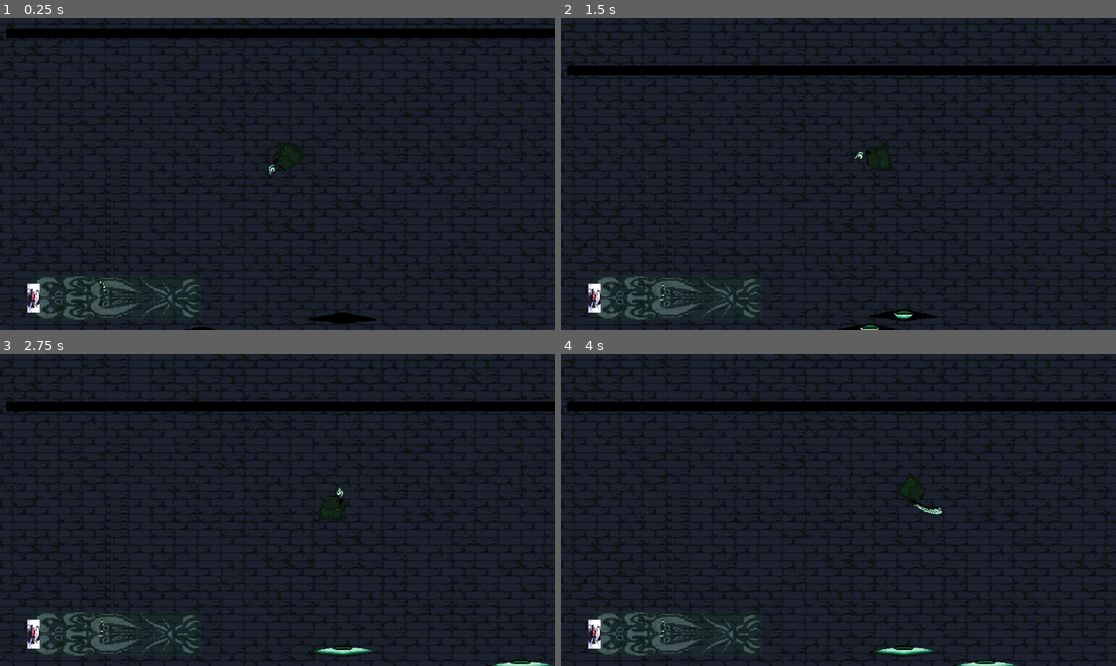
Above: before the commit, frames 1-4 (two rows, left to right).
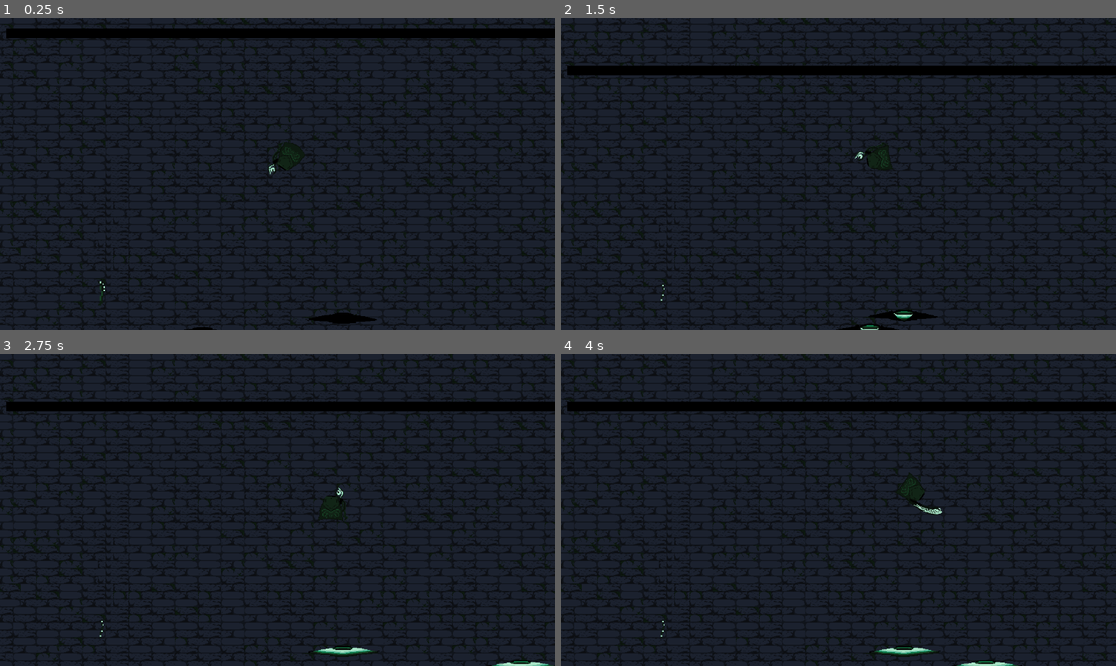
Above: after the commit, the same moments.

Repository: Lucas-FAlves/LudumDare_54_Godot
Game: Godot game, scene res://Scenes/Level.tscn
Same seed, same stepped clock (60 frames per second), same inputs: the game is played once before the commit and once after it. The engine's default icon, where the game draws it, is replaced by a stand-in: a white triangle on a blue panel in a dark square.
Inputs (mouse positions are in pixels of both pictures, inside the frame that each line leads up to):
- Up to frame 1 (0.25 s): no input
- Up to frame 2 (1.5 s): move the mouse to (960, 158) at 0.52 s; hold D (Move_Right) 0.53-1.28 s; tap E (Attack) at 0.6, 1.35 s; move the mouse to (727, 189) at 1.27 s; hold S (Move_Down) from 1.28 s (still down)
- Up to frame 3 (2.75 s): move the mouse to (333, 441) at 2.02 s; release S (Move_Down) at 2.03 s; hold D (Move_Right) from 2.03 s (still down); tap E (Attack) at 2.1 s
- Up to frame 4 (4 s): move the mouse to (810, 572) at 2.77 s; release D (Move_Right) at 2.78 s; hold W (Move_Up) 2.78-3.53 s; tap E (Attack) at 2.85, 3.6 s; move the mouse to (1005, 556) at 3.52 s; hold A (Move_Left) from 3.53 s (still down)

The runs differ from the first frame. In frame 1, 1.5% of the frame differs, in the area x 4-36%, y 82-97%; in frame 2, 1.5%; in frame 3, 1.5%; in frame 4, 1.5%.

Commit message:
Ajeitar Anim tentaculo ainda

Diff:
--- a/Prefabs/tentaculo.tscn
+++ b/Prefabs/tentaculo.tscn
@@ -1,10 +1,9 @@
-[gd_scene load_steps=26 format=3 uid="uid://bjem8685ufbgt"]
+[gd_scene load_steps=24 format=3 uid="uid://bjem8685ufbgt"]
 
 [ext_resource type="Script" path="res://Scenes/triggertentaculo.gd" id="1_qqwfq"]
 [ext_resource type="Texture2D" uid="uid://c6upt4w8iy34k" path="res://Sprites/Tentaculos/Atacando/tentaculos_attack_0.png" id="2_1b6ca"]
 [ext_resource type="Texture2D" uid="uid://by2mbt4ed12jc" path="res://Sprites/Tentacle_Area.png" id="2_t8cxk"]
 [ext_resource type="Texture2D" uid="uid://nwqvfdtlr3cg" path="res://Sprites/Tentaculos/Atacando/tentaculos_attack_1.png" id="3_rrgks"]
-[ext_resource type="Texture2D" uid="uid://c2l4pe57274r8" path="res://fotor-ai-2023091318285.jpg" id="3_wxrxl"]
 [ext_resource type="Texture2D" uid="uid://bqjhf0fp87y7h" path="res://Sprites/Tentaculos/Atacando/tentaculos_attack_2.png" id="4_q7cic"]
 [ext_resource type="Texture2D" uid="uid://ws5akqmjobl8" path="res://Sprites/Tentaculos/Atacando/tentaculos_attack_3.png" id="5_x7ucn"]
 [ext_resource type="Texture2D" uid="uid://dlbchiqjh3u38" path="res://Sprites/Tentaculos/Atacando/tentaculos_attack_4.png" id="6_hu3tk"]
@@ -25,9 +24,6 @@
 
 [sub_resource type="RectangleShape2D" id="RectangleShape2D_vj7hb"]
 size = Vector2(59.9236, 352.617)
-
-[sub_resource type="CircleShape2D" id="CircleShape2D_ybgio"]
-radius = 30.0574
 
 [sub_resource type="SpriteFrames" id="SpriteFrames_dkjhu"]
 animations = [{
@@ -109,23 +105,13 @@
 debug_color = Color(1, 0.180392, 1, 0.329412)
 
 [node name="Sprite2D" type="Sprite2D" parent="CollisionShape2D"]
+visible = false
 modulate = Color(1, 1, 1, 0.298039)
 position = Vector2(-0.666856, -0.131489)
 scale = Vector2(1.23665, 2.47212)
 texture = ExtResource("2_t8cxk")
 
-[node name="RigidBody2D" type="RigidBody2D" parent="CollisionShape2D"]
-position = Vector2(-0.122589, 175.84)
-gravity_scale = 0.0
-
-[node name="CollisionShape2D" type="CollisionShape2D" parent="CollisionShape2D/RigidBody2D"]
-scale = Vector2(1, 0.417587)
-shape = SubResource("CircleShape2D_ybgio")
-
-[node name="Sprite2D" type="Sprite2D" parent="CollisionShape2D/RigidBody2D"]
-position = Vector2(0, -2.33597)
-scale = Vector2(0.0386023, 0.0161422)
-texture = ExtResource("3_wxrxl")
+[node name="Timer" type="Timer" parent="CollisionShape2D/Sprite2D"]
 
 [node name="Timer" type="Timer" parent="."]
 one_shot = true
@@ -134,7 +120,7 @@
 position = Vector2(-165.007, -19.466)
 scale = Vector2(2.71243, 2.15027)
 sprite_frames = SubResource("SpriteFrames_dkjhu")
-animation = &"Spawn"
+animation = &"Attack"
 script = ExtResource("20_qvxax")
 
 [node name="Sprite2D" type="Sprite2D" parent="AnimatedSprite2D"]
@@ -145,6 +131,7 @@
 
 [connection signal="body_entered" from="." to="." method="_on_body_entered"]
 [connection signal="body_exited" from="." to="." method="_on_body_exited"]
+[connection signal="timeout" from="CollisionShape2D/Sprite2D/Timer" to="." method="_on_timer_Canva_timeout"]
 [connection signal="timeout" from="Timer" to="." method="_on_timer_timeout"]
 [connection signal="animation_finished" from="AnimatedSprite2D" to="." method="_on_animated_sprite_2d_animation_finished"]
 [connection signal="animation_finished" from="AnimatedSprite2D" to="AnimatedSprite2D" method="_on_animation_finished"]
--- a/Scenes/triggertentaculo.gd
+++ b/Scenes/triggertentaculo.gd
@@ -3,7 +3,9 @@
 const pushStrength = 10  # Força do empurrão
 @export var stunDuration: float = 1.0  # Duração do atordoamento em segundos
 @onready var player = get_node("/root/Level/Player_Character")
+@onready var hitArea: CanvasItem = $CollisionShape2D/Sprite2D
 var playerInArea = false
+var time_to_attack = 3
 
 func _process(delta):
 	pass
@@ -17,14 +19,16 @@
 func _on_body_entered(body):
 	if body.name == "Player_Character":  # Substitua pelo nome correto do jogador
 		playerInArea = true
+		hitArea.visible = true
+		$CollisionShape2D/Sprite2D/Timer.wait_time = time_to_attack
+		$CollisionShape2D/Sprite2D/Timer.start()
 		#body.set_physics_process(false)  # Impedir o movimento do jogador
-		$AnimatedSprite2D.play("Attack",2)
-		$Timer.wait_time = 10
-		$Timer.start()
+
 
 func _on_timer_timeout():
 	playerInArea= false
 	player.set_physics_process(true)
+	hitArea.visible=false
 	#if attacked == false:
 		#if playerInArea == true:
 			#player.set_physics_process(false)
@@ -34,9 +38,11 @@
 func _on_animated_sprite_2d_animation_finished():
 	if $AnimatedSprite2D.animation=="Attack":
 		if playerInArea == true:
+			playerInArea=false
 			player.set_physics_process(false)
 			$Timer.wait_time = stunDuration
 			$Timer.start()
+		$AnimatedSprite2D.stop()
 		$AnimatedSprite2D.play("Spawn", true)
 		#attacked = false
 
@@ -51,3 +57,8 @@
 	#	$Timer.wait_time = stunDuration
 	#	$Timer.start()
 #func _on_Area2D_body_entered(body):
+
+func _on_timer_Canva_timeout():
+	$AnimatedSprite2D.play("Attack",2)
+	$Timer.wait_time = 10
+	$Timer.start()	 # Replace with function body.
